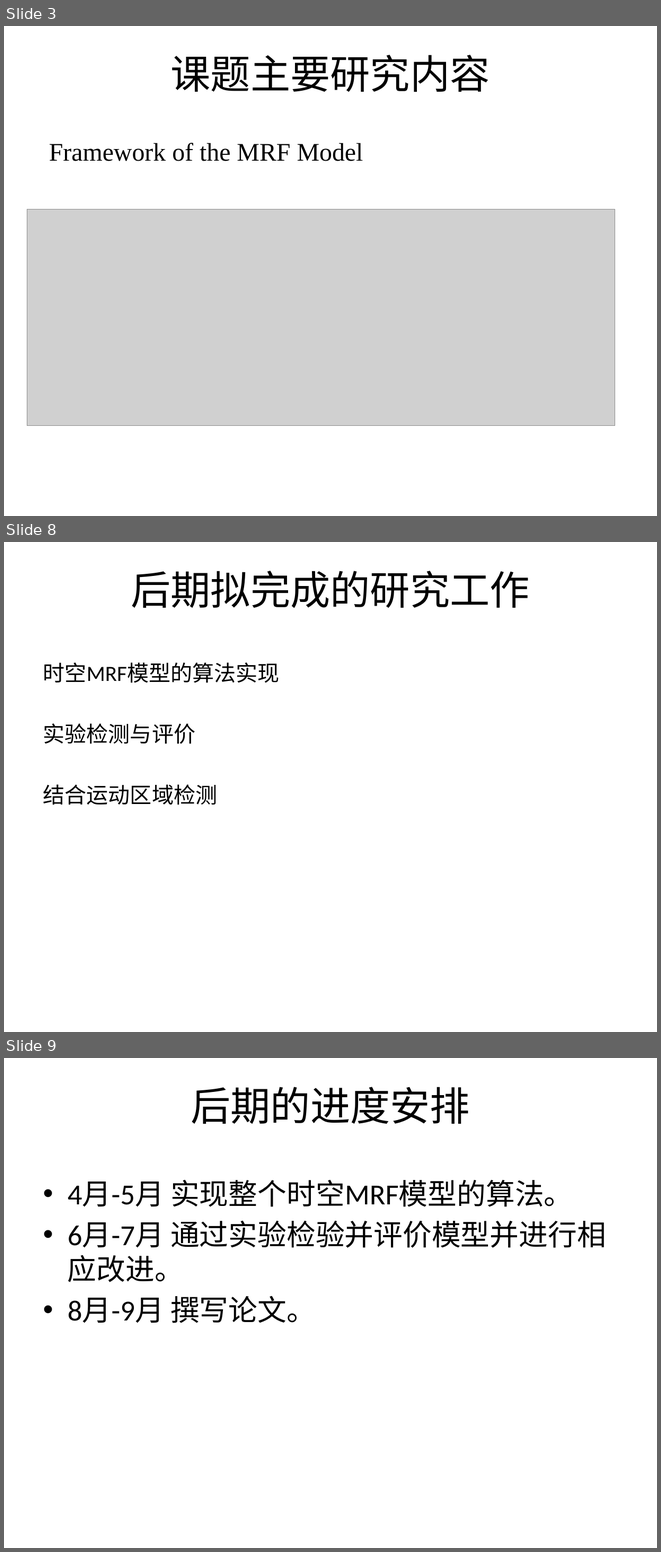
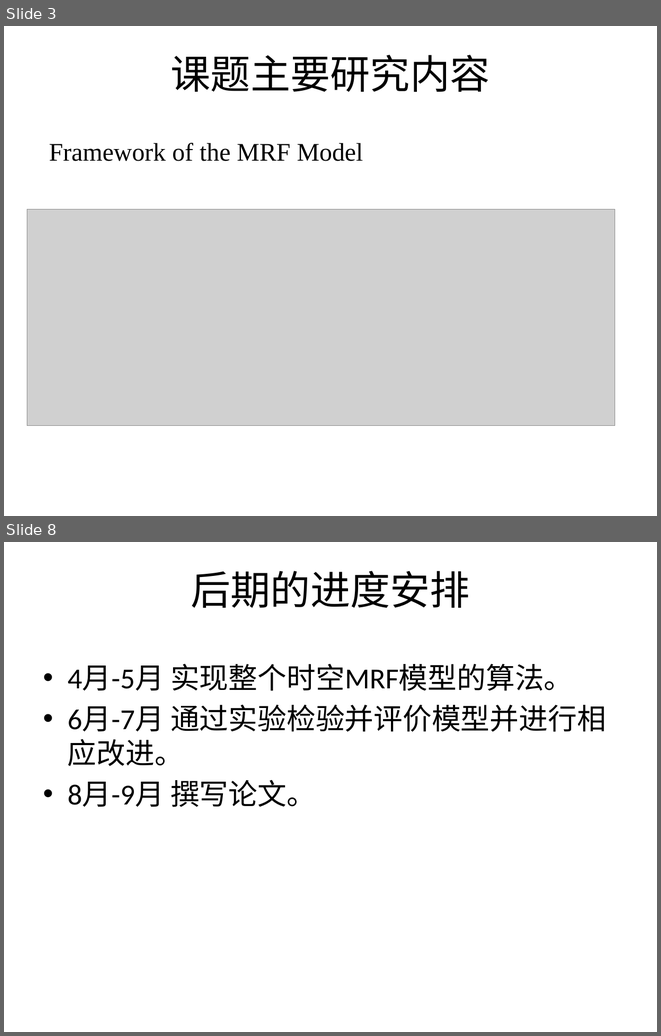
Before and after one commit to lftongheat/GraduateThesis, a slide deck: doc/论文中期报告-刘凤桐.pptx. Shown one above the other, each under a label of ours: slides 3, 8 and 9 before the commit, slides 3 and 8 after it; the slides between them are not shown. The pictures are 661x1552 and 661x1036 pixels, drawn with LibreOffice and Linux fonts; fonts in the diff are those of the drawing; grey boxes stand for pictures; background and template pictures are left out. Boxes give left, top, right and bottom in pixels: in the first picture for what was removed or moved away, otherwise in the second. Text is boxed around its words. In the diff, an @@ line names an element or a change of style, - is before the commit and + after.

```diff
--- a/doc/论文中期报告-刘凤桐.pptx
+++ b/doc/论文中期报告-刘凤桐.pptx
@@ slide 8 removed at (4,542,657,1032), background picture (left out) @@
@@ title removed at (131,571,530,608) @@
-后期拟完成的研究工作
@@ text removed at (43,662,280,805) @@
-时空MRF模型的算法实现
-实验检测与评价
-结合运动区域检测
@@ what was slide 9 is now slide 8 @@
```
Also in this commit, not shown: 4 slides changed, 2 other files.
